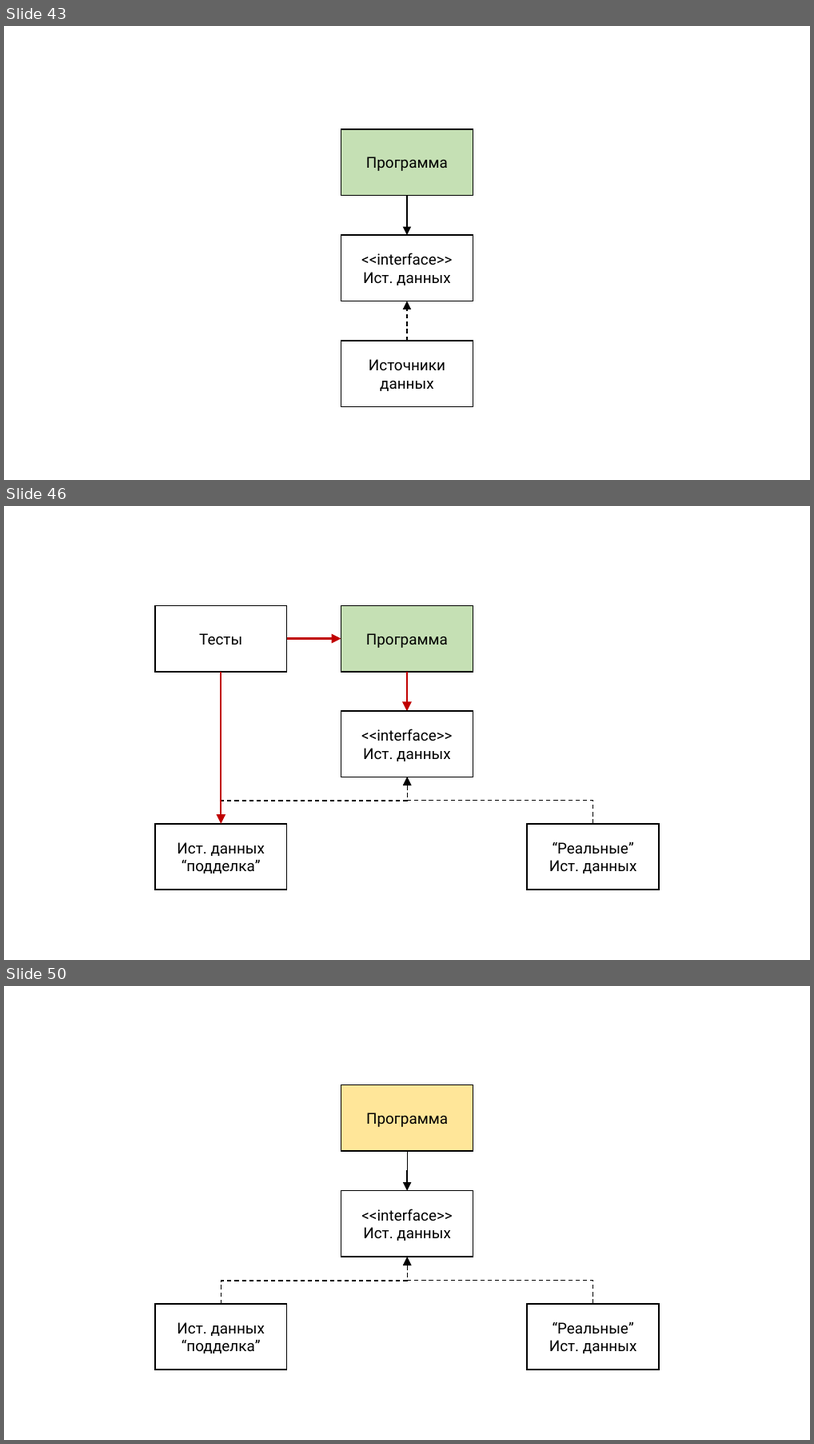
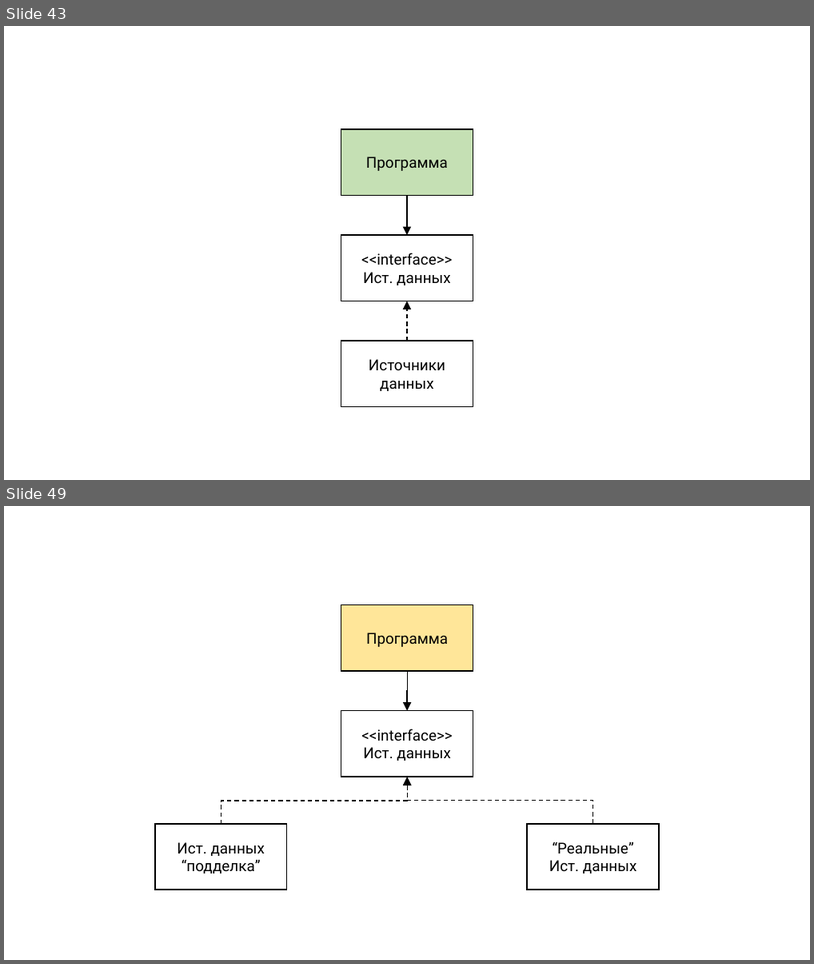
Before and after one commit to rkhaimov/brain-gym, a slide deck: Презентация.pptx. Shown one above the other, each under a label of ours: slides 43, 46 and 50 before the commit, slides 43 and 49 after it; the slides between them are not shown. The pictures are 814x1444 and 814x964 pixels, drawn with LibreOffice and Linux fonts; fonts in the diff are those of the drawing; background and template pictures are left out. Boxes give left, top, right and bottom in pixels: in the first picture for what was removed or moved away, otherwise in the second. Text is boxed around its words. In the diff, an @@ line names an element or a change of style, - is before the commit and + after.

```diff
--- a/Презентация.pptx
+++ b/Презентация.pptx
@@ slide 46 removed at (x1=4, y1=506, x2=810, y2=960), background picture (left out) @@
@@ rectangle removed at (x1=155, y1=605, x2=287, y2=671) @@
-Тесты
@@ elbow arrow removed from (287, 639) to (342, 639) @@
@@ elbow arrow removed from (221, 672) to (221, 824) @@
@@ group removed at (x1=155, y1=605, x2=659, y2=889): 4 rectangles, 3 elbow arrows @@
-Программа
-<<interface>>
-Ист. данных
-“Реальные”
-Ист. данных
-Ист. данных
-“подделка”
@@ what was slide 50 is now slide 49 @@
```
Also in this commit, not shown: 5 slides changed.
